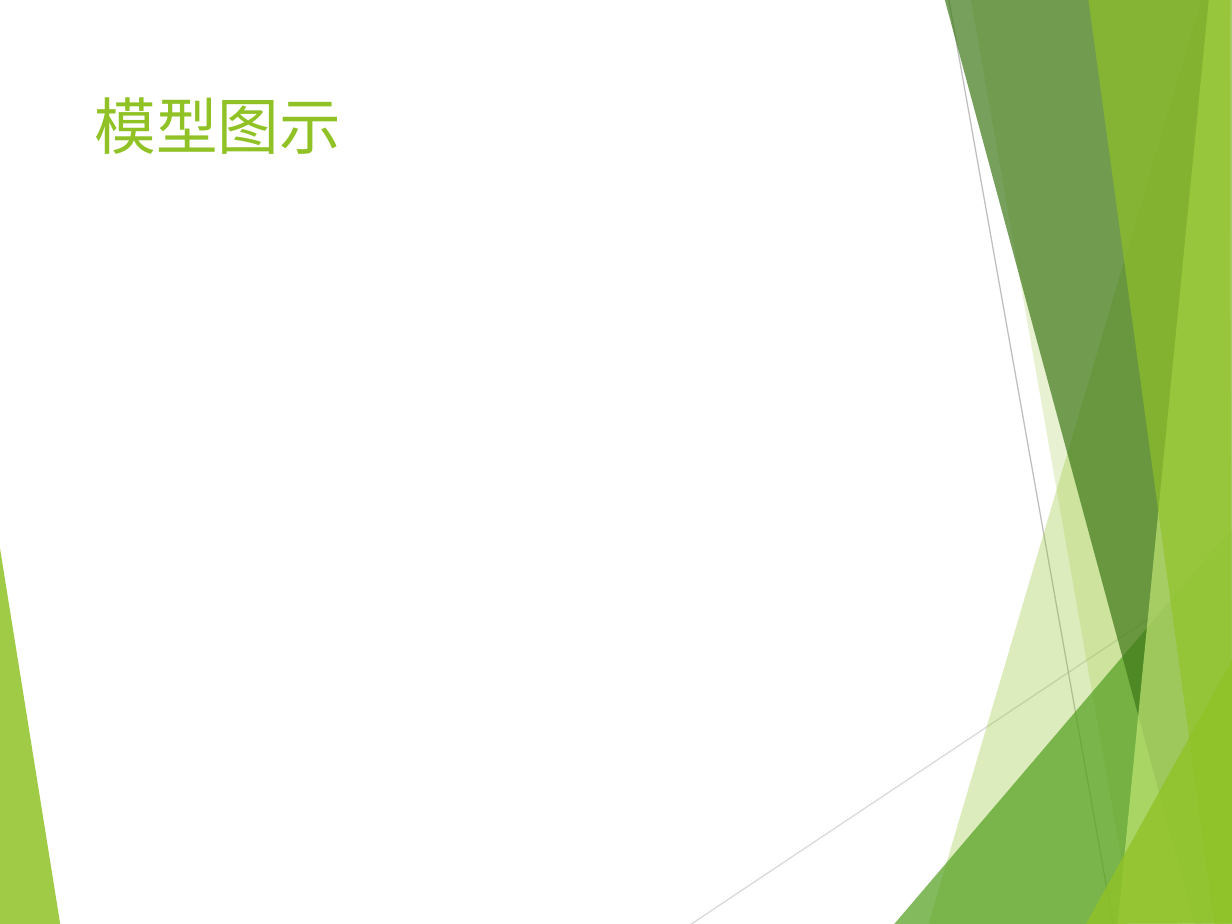
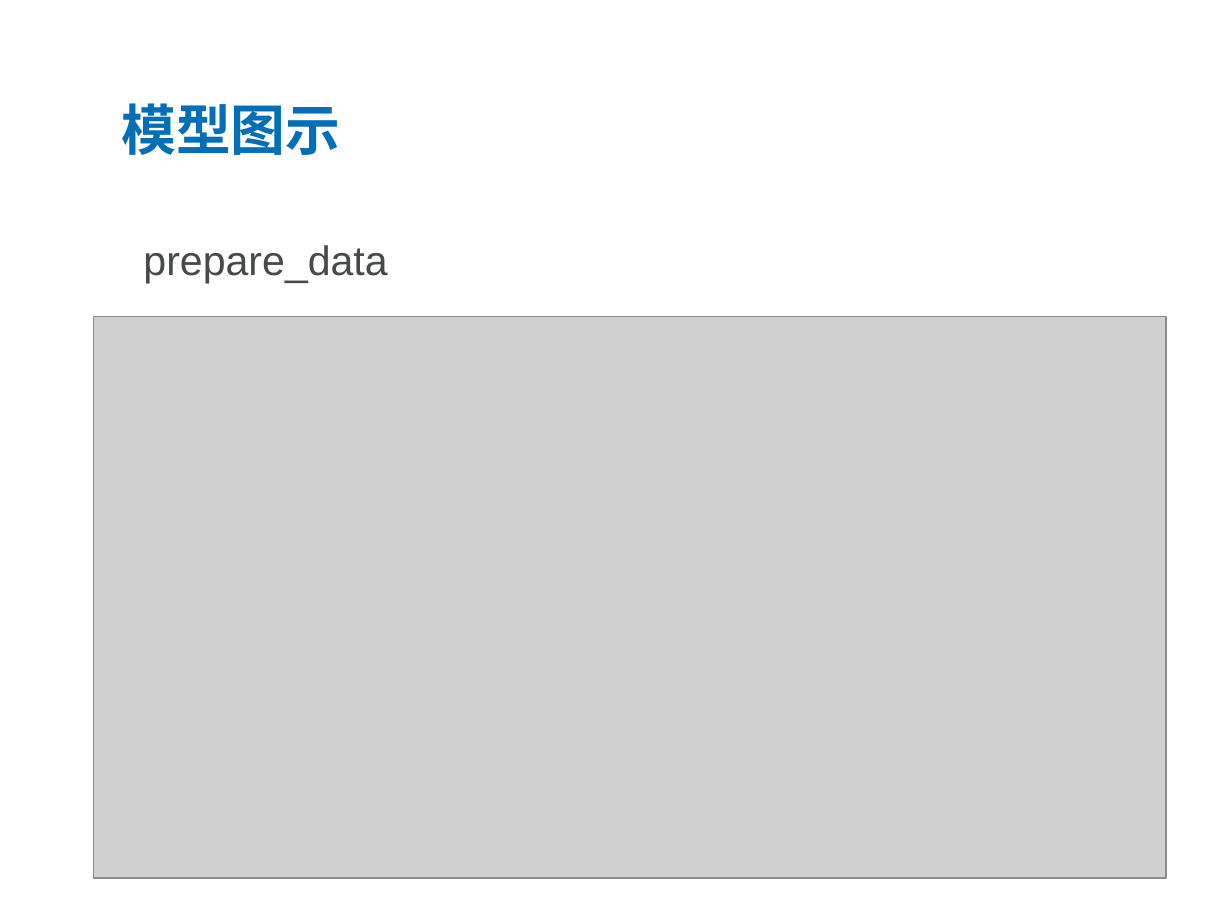
Before and after one commit to BigWhiteDog/AI-assignment, a slide deck: slide 3 of 模型描述.pptx (slide 2 before the commit). Drawn at 1232x924 pixels with LibreOffice and Linux fonts; fonts in the diff are those of the drawing; grey boxes stand for pictures; background and template pictures are left out. Boxes give left, top, right and bottom in pixels: in the first picture for what was removed or moved away, otherwise in the second. Text is boxed around its words. In the diff, an @@ line names an element or a change of style, - is before the commit and + after.

```diff
--- a/模型描述.pptx
+++ b/模型描述.pptx
@@ rectangle added at (0,0,1232,444), fill #FFFFFF at 74% opacity @@
@@ title "模型图示": place and size @@
-title "模型图示" at (94,97,340,154)
+title "模型图示" at (121,103,340,155)
@@ title "模型图示" at (121,103,340,155): size 36 to 32 pt, font Lato to Montserrat, text colour #90C226 to #046FB6, bold on; line spacing 1 to 0.9; vertical alignment top to bottom @@
@@ text added at (143,245,387,284), 24 pt, text #47494B @@
+prepare_data
@@ picture added at (94,317,1167,878) @@
@@ group removed at (0,0,1232,924): 8 freeform shapes, 2 lines @@
```
Also in this commit, not shown: 3 other slides changed, 3 slides added, 8 other files.
